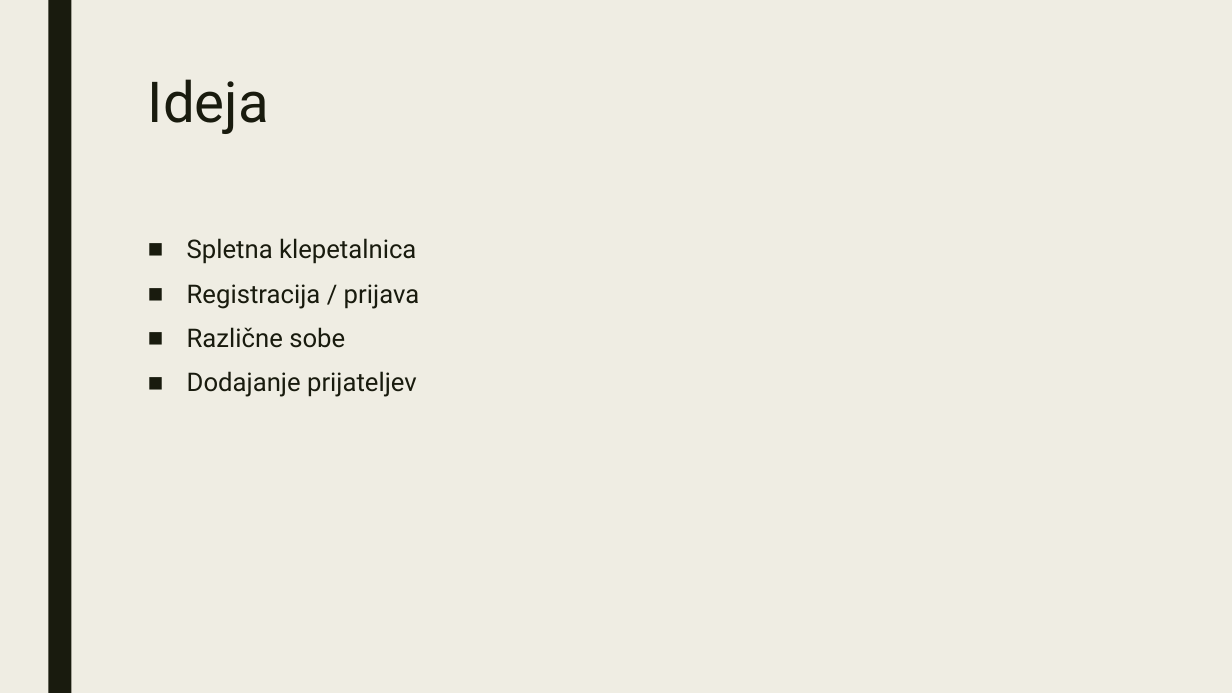
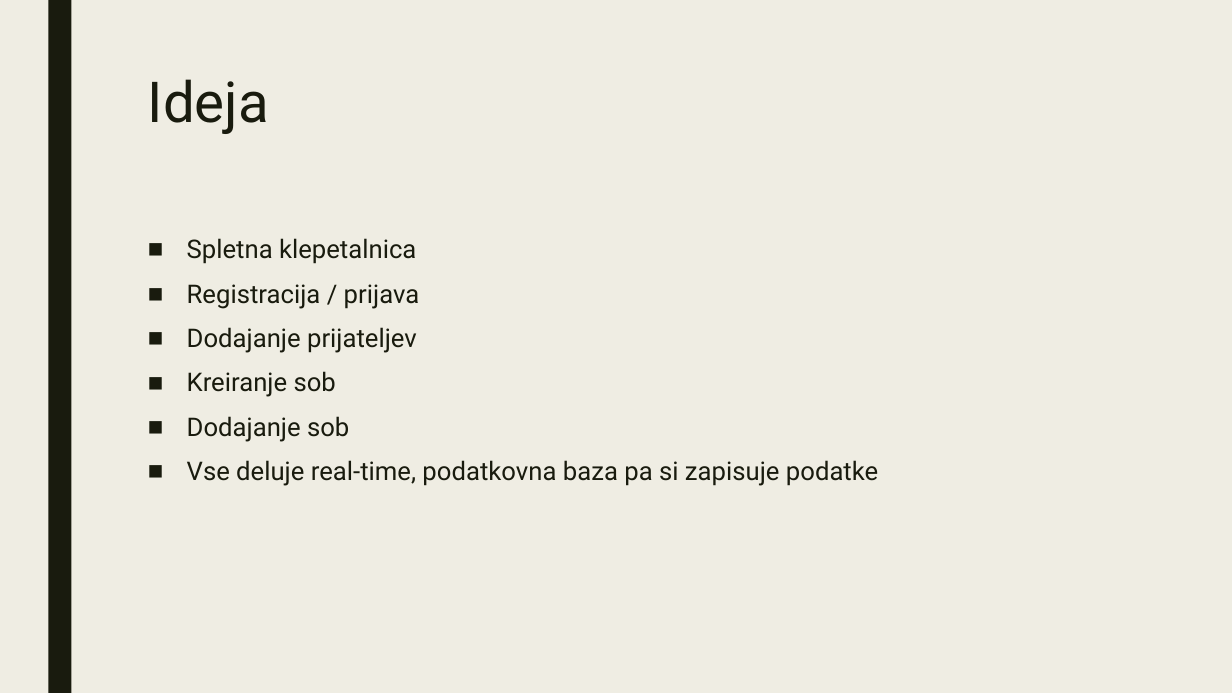
Before and after one commit to viliwonka/messenger, a slide deck: slide 2 of internetna klepetalnica.pptx. Drawn at 1232x693 pixels with LibreOffice and Linux fonts; fonts in the diff are those of the drawing. Boxes give left, top, right and bottom in pixels: in the first picture for what was removed or moved away, otherwise in the second. Text is boxed around its words. In the diff, an @@ line names an element or a change of style, - is before the commit and + after.

```diff
--- a/internetna klepetalnica.pptx
+++ b/internetna klepetalnica.pptx
@@ text at [187, 327, 345, 348]: paragraph removed @@
-■ Različne sobe
@@ text at [187, 371, 878, 486]: paragraphs added @@
+■ Kreiranje sob
+■ Dodajanje sob
+■ Vse deluje real-time, podatkovna baza pa si zapisuje podatke
```
Also in this commit, not shown: 2 other slides changed, 1 slide added.
